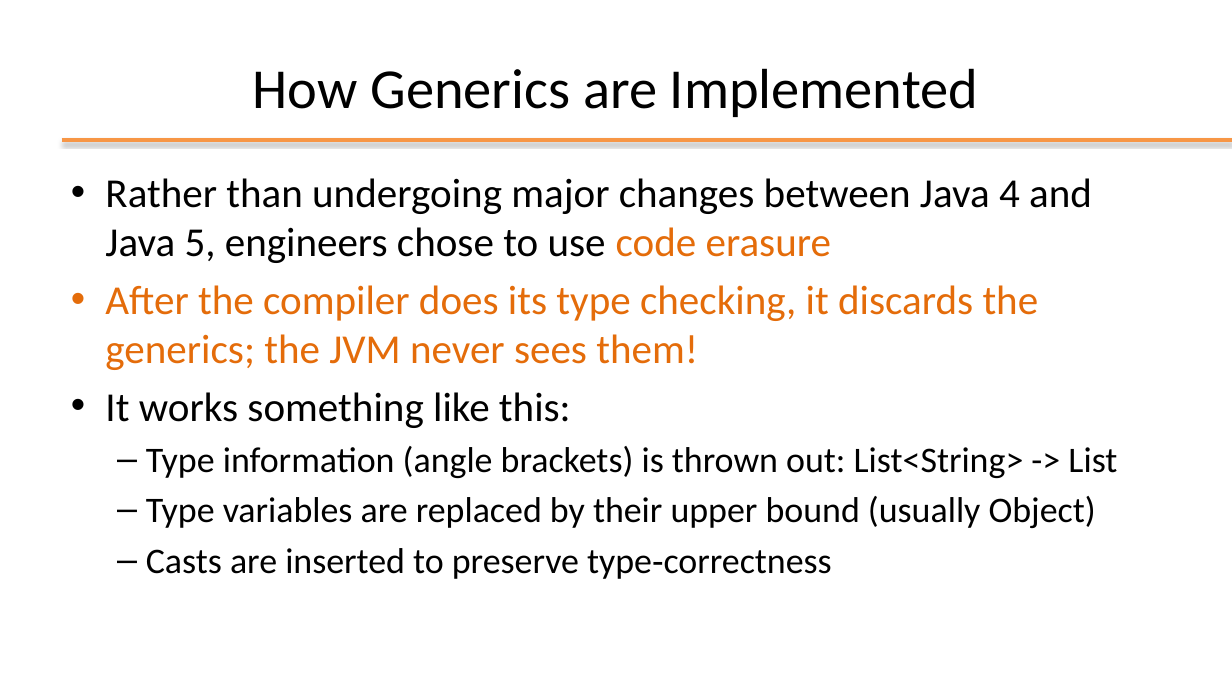
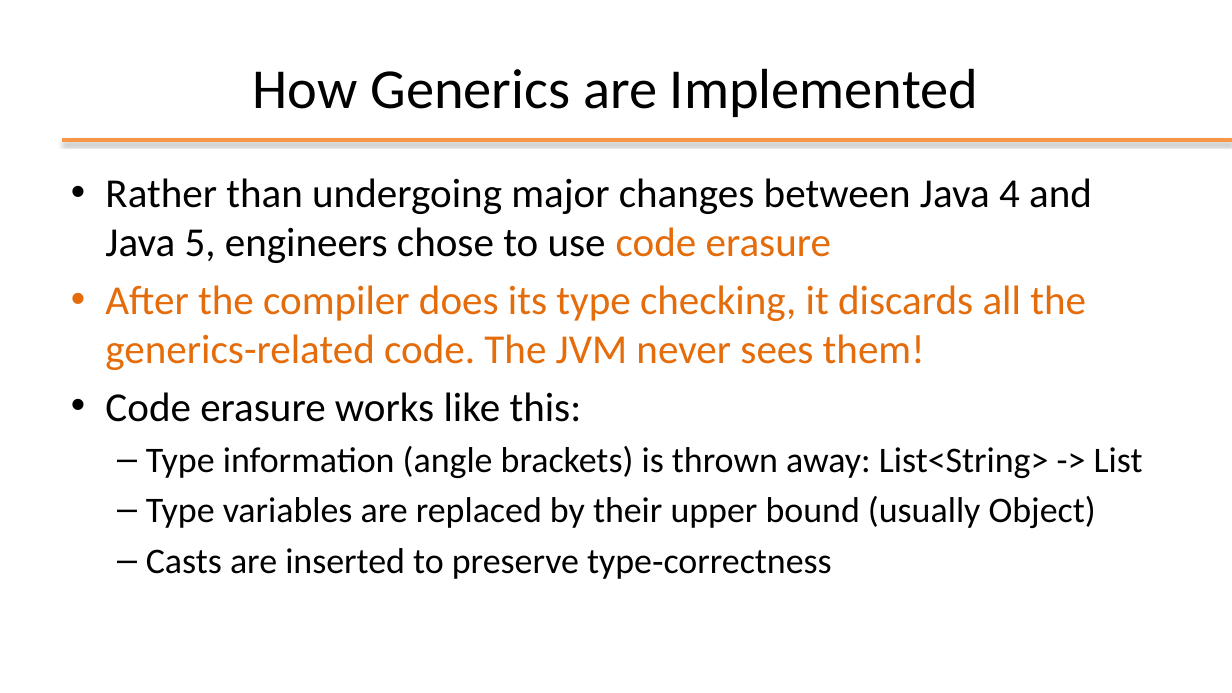
Before and after one commit to plctechnician/ooprogramming, a slide deck: slide 18 of java/slides/ppt/05 - Java Generic Data Structures.pptx (slide 16 before the commit). Drawn at 1232x693 pixels with LibreOffice and Linux fonts; fonts in the diff are those of the drawing; background and template pictures are left out. Boxes give left, top, right and bottom in pixels: in the first picture for what was removed or moved away, otherwise in the second. Text is boxed around its words. In the diff, an @@ line names an element or a change of style, - is before the commit and + after.

```diff
--- a/java/slides/ppt/05 - Java Generic Data Structures.pptx
+++ b/java/slides/ppt/05 - Java Generic Data Structures.pptx
@@ text at box(105, 285, 1143, 478): text changed; text colour #000000 to #E46C0A @@
-• After the compiler does its type checking, it discards the generics; the JVM never sees them!
-• It works something like this:
-  – Type information (angle brackets) is thrown out: List<String> -> List
+• After the compiler does its type checking, it discards all the generics-related code. The JVM never sees them!
+• Code erasure works like this:
+  – Type information (angle brackets) is thrown away: List<String> -> List
```
Also in this commit, not shown: 13 other slides changed, 4 slides added, 2 slides removed, 14 other files.
